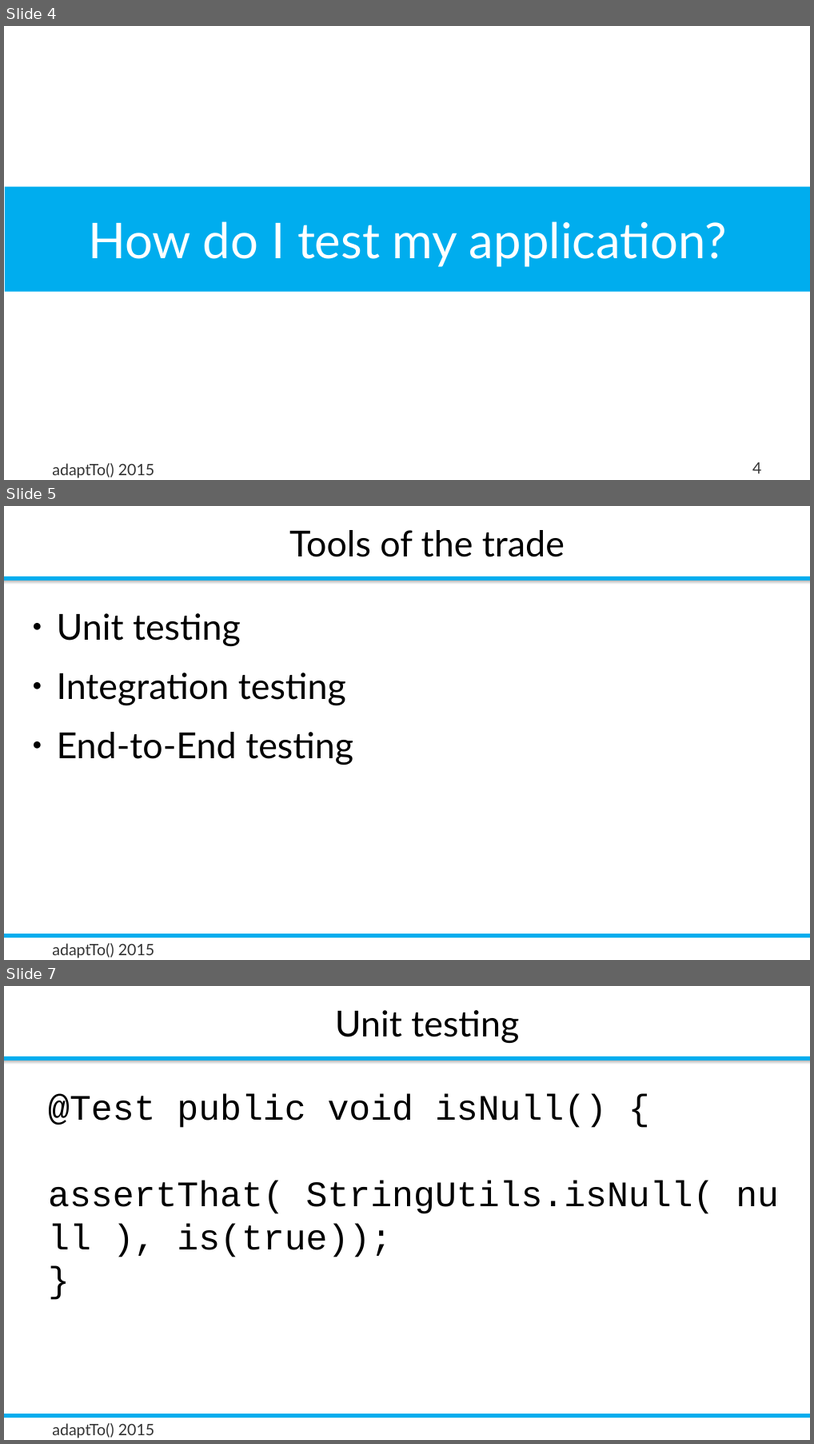
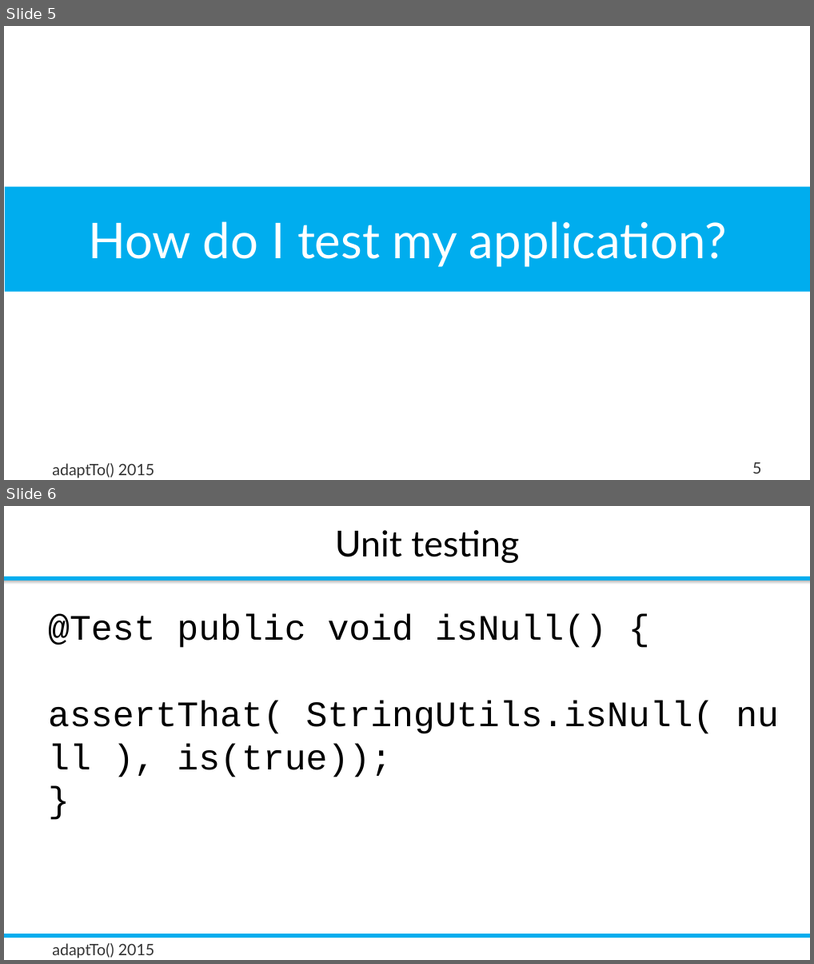
Before and after one commit to rombert/talks, a slide deck: adaptTo2015/How_Do_I_Test_My_Sling_Application-Robert_Munteanu.odp. Shown one above the other, each under a label of ours: slides 4, 5 and 7 before the commit, slides 5 and 6 after it; the slides between them are not shown. The pictures are 814x1444 and 814x964 pixels, drawn with LibreOffice and Linux fonts; fonts in the diff are those of the drawing; background and template pictures are left out. Boxes give left, top, right and bottom in pixels: in the first picture for what was removed or moved away, otherwise in the second. Text is boxed around its words. In the diff, an @@ line names an element or a change of style, - is before the commit and + after.

```diff
--- a/adaptTo2015/How_Do_I_Test_My_Sling_Application-Robert_Munteanu.odp
+++ b/adaptTo2015/How_Do_I_Test_My_Sling_Application-Robert_Munteanu.odp
@@ slide 5 removed at <box>4,506,810,960</box>, background #FFFFFF; not listed: 4 template elements that a slide beside it also shows @@
@@ title removed at <box>290,530,565,557</box> @@
-Tools of the trade
@@ text removed at <box>57,613,354,765</box> @@
-● Unit testing
-● Integration testing
-● End-to-End testing
@@ what was slide 4 is now slide 5 @@
@@ page number at <box>753,462,762,473</box>: text changed @@
-4
+5
@@ what was slide 7 is now slide 6 @@
```
Also in this commit, not shown: 5 slides changed, 4 slides added, 1 other slide removed, 1 other file.
